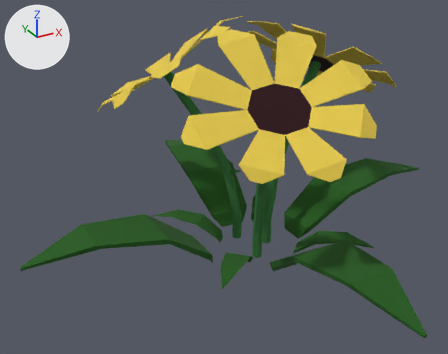
One commit to the Blender file Assets/Visual/Models/Foliage/Flowers/sunflowers.blend: the scene before it, then after it.
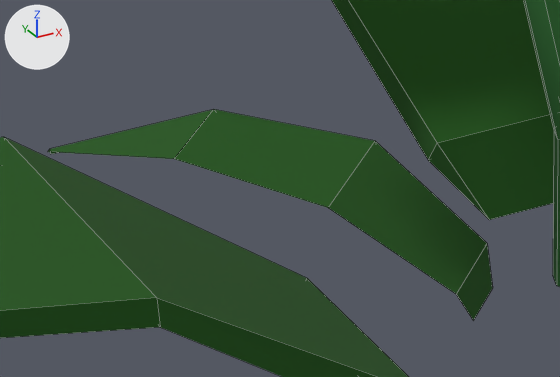
Each version appears first whole from a 50 mm camera at (-1.036, -1.649, 1.112) aimed at (-0.129, 0.0, 0.288), and next in a close-up on the part from 32% to 52% of the width and 54% to 71% of the height. Lighting does not change. The marker at upper left points along +X, +Y and +Z. The close-ups show mesh edges as thin lines.
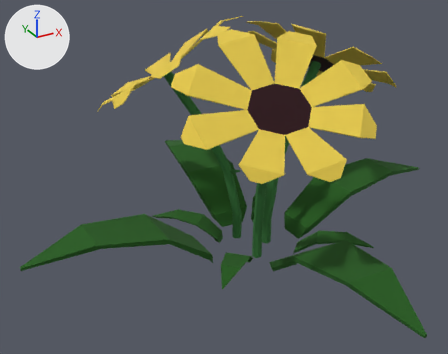
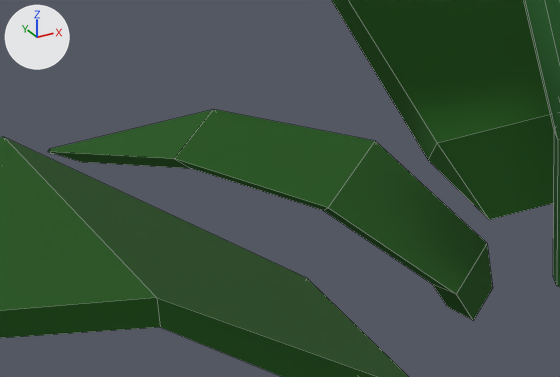
Changed parts and their boxes [x1, y1, x2, y2] in the close-ups (560 x 377 px; the box of a moved part takes in the faces that stretch with it):
part 1 of me_cube_004, moved or reshaped (not visible before)
    after: [50, 152, 473, 320]

Edits to the bpy script that builds the scene:
```text
Change me_cube_004:
    used by ob_cube_003; location = (0.1929, 0.0, 0.0); rotation_euler = (0.0, 0.0, -4.712), in degrees (0, 0, -270)
    remove me_cube_004.from_pydata(...)  # 538 vertices, 504 faces; spans x -0.8..0.78, y -0.57..1.0, z 0.0..0.78
    add me_cube_004.from_pydata(...)  # 558 vertices, 504 faces; spans x -0.8..0.78, y -0.57..1.0, z 0.0..0.78
    me_cube_004 part 1
    16 faces are deleted
    20 vertices are added at x -0.28..0.29, y -0.07..0.47, z 0.01..0.08
    16 new faces join them, mat_sunflowergrass (dark green #215c18)
```
